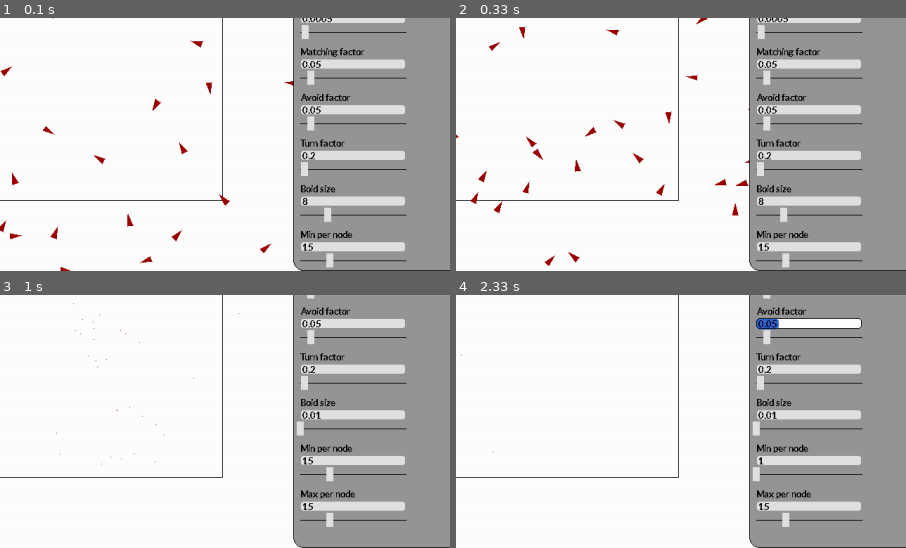
Above: before the commit, frames 1-4 (two rows, left to right).
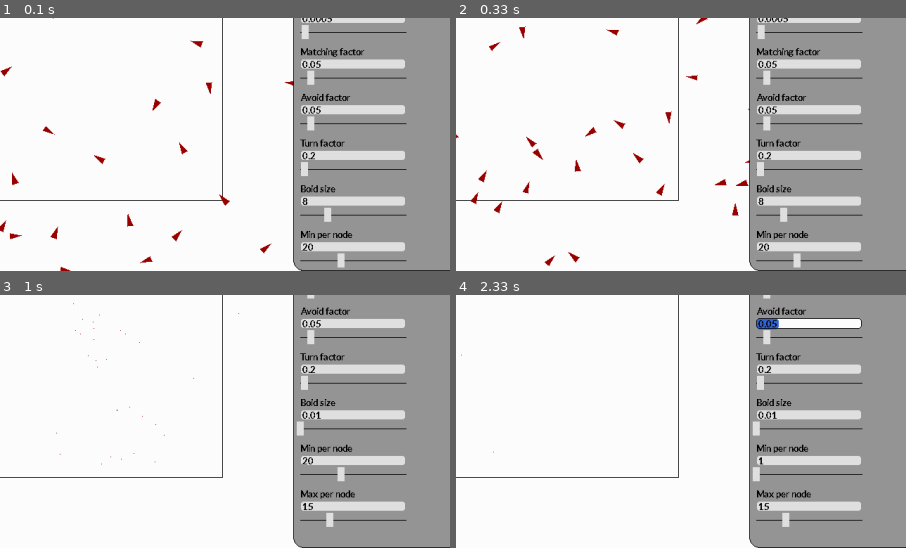
Above: after the commit, the same moments.

Repository: Peter-Vanderhyde/Boid-Simulation
Game: pygame game, started from main.py
The game is run twice, just before and just after one commit, with the same random seed, the same clock (stepped at 60 frames per second) and the same inputs.
Inputs (mouse positions are % of the whole screen's width and height, from its top left):
- Up to frame 1 (0.1 s): no input
- Up to frame 2 (0.33 s): no input
- Up to frame 3 (1 s): press the mouse at (87, 89) at 0.37 s; move the mouse to (80, 54) at 0.47 s; release the mouse at (72, 19) at 0.6 s; press the mouse at (100, 2) at 0.7 s; move the mouse to (58, 8) at 0.8 s; release the mouse at (17, 14) at 0.93 s
- Up to frame 4 (2.33 s): press the mouse at (87, 85) at 1.03 s; move the mouse to (65, 70) at 1.13 s; release the mouse at (43, 54) at 1.27 s; press the mouse at (87, 4) at 1.37 s; move the mouse to (82, 8) at 1.47 s; release the mouse at (76, 12) at 1.6 s; press the mouse at (87, 40) at 1.7 s; move the mouse to (86, 55) at 1.8 s; release the mouse at (85, 70) at 1.93 s; press the mouse at (87, 56) at 2.03 s; move the mouse to (65, 42) at 2.13 s; release the mouse at (44, 28) at 2.27 s
The pictures show only the part of the screen within x 48-98%, y 50-100%; the shares and areas given below are measured in that part.

The runs differ from the first frame. In frame 1, 0.2% of the frame differs, in the area x 67-77%, y 88-99%; in frame 2, 0.2%; in frame 3, 0.2%; in frame 4, nothing differs.

Commit message:
Testing insert

Diff:
--- a/boid.py
+++ b/boid.py
@@ -1,7 +1,8 @@
+from pygame.math import Vector2
 
 class Boid:
-    def __init__(self, position, velocity, settings, color=(0, 0, 0)):
+    def __init__(self, settings, position, velocity=Vector2(0), color=(0, 0, 0)):
+        self.settings = settings
         self.position = position
         self.velocity = velocity
-        self.settings = settings
         self.color = color
--- a/main.py
+++ b/main.py
@@ -67,7 +67,7 @@
         "max": 30
     },
     "min per node": {
-        "value": 15,
+        "value": 20,
         "min": 1,
         "max": 50
     },
@@ -100,9 +100,9 @@
         speed_range = settings["maximum speed"]["value"] - settings["minimum speed"]["value"]
         speed = settings["minimum speed"]["value"] + speed_range * random.random() # Randomize the speed
         velocity = get_random_direction() * speed
-        boid = Boid(position,
+        boid = Boid(settings,
+                    position,
                     velocity,
-                    settings,
                     color=(155, 0, 0))
         boids.append(boid)
         tree.insert_boid(boid)
--- a/quad_tree.py
+++ b/quad_tree.py
@@ -377,7 +377,7 @@
             elif event.type == MOUSEBUTTONDOWN:
                 # Add a boid at the position of the click
                 pos = Vector(pygame.mouse.get_pos())
-                boid = Boid(pos, Vector(0, 1), None)
+                boid = Boid({}, pos)
                 success = tree.insert_boid(boid)
                 boids.append(boid)
 
--- /dev/null
+++ b/quad_tree_test.py
@@ -0,0 +1,52 @@
+import unittest
+unittest.TestLoader.sortTestMethodsUsing = None
+import quad_tree as qt
+from pygame.math import Vector2
+from boid import Boid
+
+
+class TestQuadTreeMethods(unittest.TestCase):
+    def setUp(self):
+        self.tree = qt.QuadTree(Vector2(-1000, -1000), Vector2(1000, 1000), max_nodes=3, min_nodes=2)
+        self.tree.nodes = []
+        self.tree.clear_children()
+
+    def test_1_node(self):
+        b = Boid({}, Vector2(100, 100))
+        n = qt.Node(b)
+        self.assertEqual((n.x, n.y), (b.position.x, b.position.y))
+
+    def test_2_quad_root_insert(self):
+        n = qt.Node(Boid({}, Vector2(100, 100)))
+        self.tree.insert_node(n)
+        with self.subTest("Node inserted in root."):
+            self.assertEqual(self.tree.nodes[0], n)
+
+        n = qt.Node(Boid({}, Vector2(-100, 100)))
+        self.tree.insert_node(n)
+        with self.subTest("Multiple nodes inserted."):
+            self.assertEqual(self.tree.nodes[1], n)
+
+    def test_3_quad_divide(self):
+        n1 = qt.Node(Boid({}, Vector2(100, 100)))
+        self.tree.insert_node(n1)
+        n2 = qt.Node(Boid({}, Vector2(-100, 100)))
+        self.tree.insert_node(n2)
+        self.tree.divide()
+        with self.subTest("BR child created."):
+            child = self.tree.children['br']
+            self.assertTrue(child and child.nodes == [n1])
+
+        with self.subTest("BL child created."):
+            child = self.tree.children['bl']
+            self.assertTrue(child and child.nodes == [n2])
+
+        with self.subTest("TL and TR are empty."):
+            self.assertFalse(self.tree.children['tl'] or self.tree.children['tr'])
+
+        with self.subTest("Root empty."):
+            self.assertListEqual(self.tree.nodes, [])
+
+
+if __name__ == '__main__':
+    unittest.main()
--- /dev/null
+++ b/tempCodeRunnerFile.py
@@ -0,0 +1,2 @@
+with self.subTest("Node inserted in root."):
+        #     self.assertEqual(self.tree.nodes[0], n)
